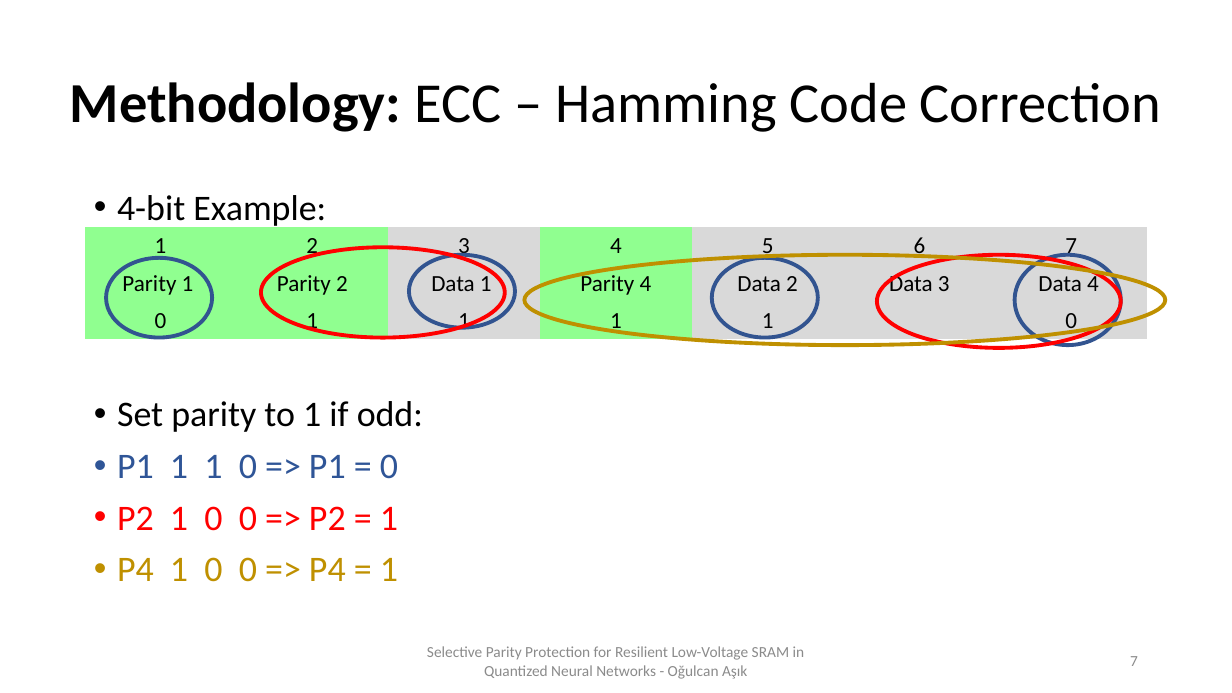
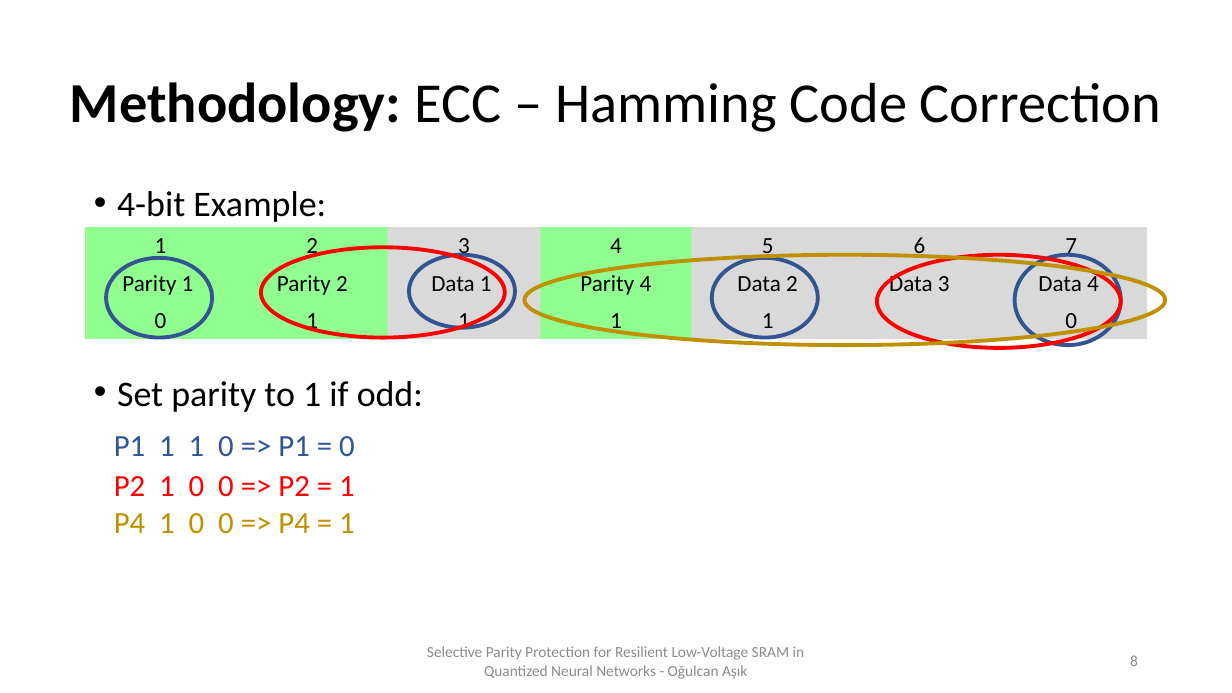
Before and after one commit to Xeadriel/ECC-SRAM-Simulation, a slide deck: slide 8 of Paper SRAM PDF/Selective Parity Protection for Resilient Low-Voltage SRAM in.pptx (slide 7 before the commit). Drawn at 1232x693 pixels with LibreOffice and Linux fonts; fonts in the diff are those of the drawing. Boxes give left, top, right and bottom in pixels: in the first picture for what was removed or moved away, otherwise in the second. Text is boxed around its words. In the diff, an @@ line names an element or a change of style, - is before the commit and + after.

```diff
--- a/Paper SRAM PDF/Selective Parity Protection for Resilient Low-Voltage SRAM in.pptx
+++ b/Paper SRAM PDF/Selective Parity Protection for Resilient Low-Voltage SRAM in.pptx
@@ text "4-bit Example:" at (117,191,423,412): line spacing 0.9 to 0.8 @@
@@ text added at (114,436,355,456), 24 pt, text #2F5597 @@
+P1 1 1 0 => P1 = 0
@@ text added at (114,476,355,497), 24 pt, text #FF0000 @@
+P2 1 0 0 => P2 = 1
@@ text at (117,454,398,582): paragraphs removed @@
-• P1 1 1 0 => P1 = 0
-• P2 1 0 0 => P2 = 1
-• P4 1 0 0 => P4 = 1
@@ text added at (114,513,355,534), 24 pt, text #BF9000 @@
+P4 1 0 0 => P4 = 1
@@ page number at (1130,655,1138,666): text changed @@
-7
+8
```
Also in this commit, not shown: 13 other slides changed, 2 slides added, 3 slides removed, 4 other files.
